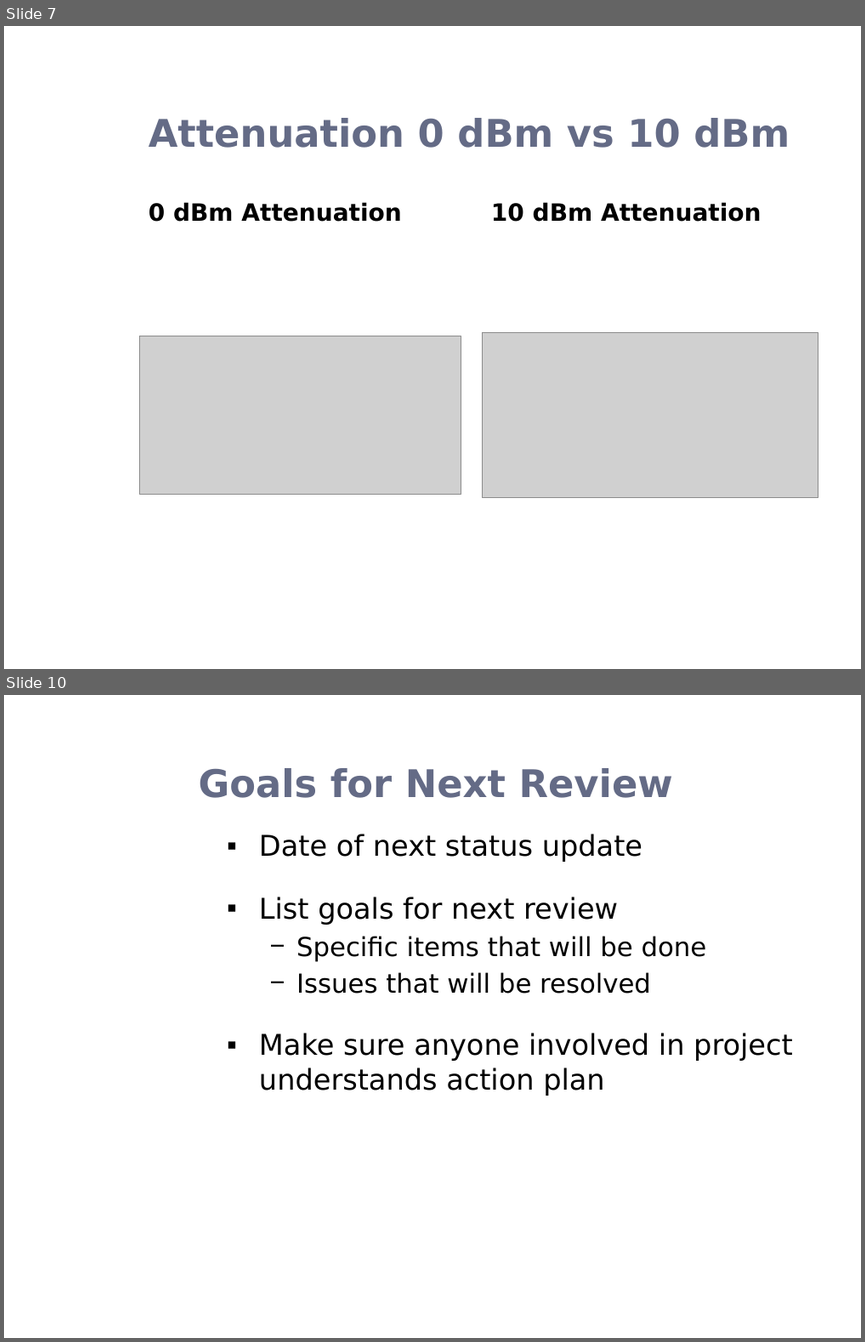
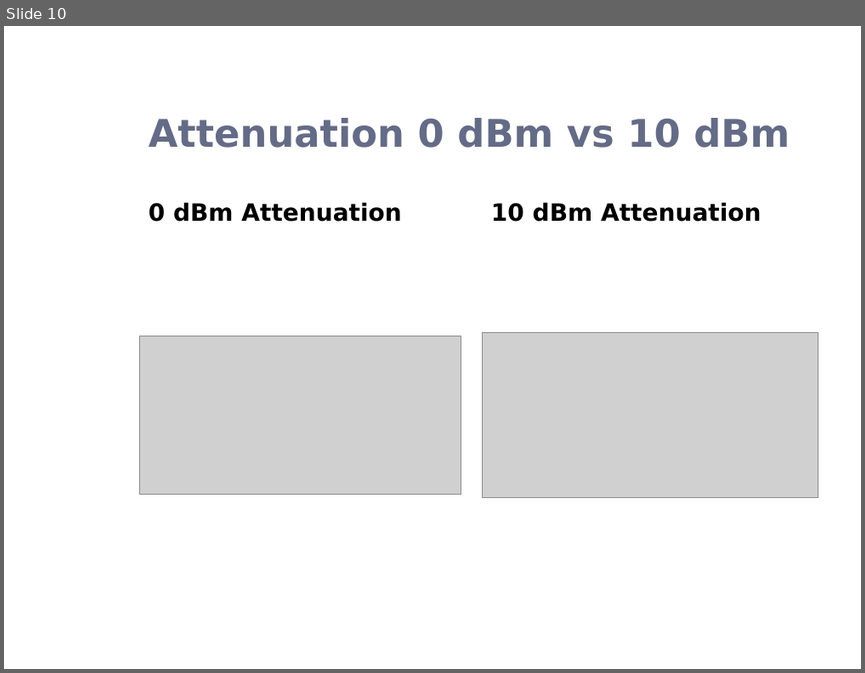
Before and after one commit to esayers/capstone-schwarz, a slide deck: Documentation/Project Update.pptx. Shown one above the other, each under a label of ours: slides 7 and 10 before the commit, slide 10 after it; the slides between them are not shown. The pictures are 865x1342 and 865x673 pixels, drawn with LibreOffice and Linux fonts; fonts in the diff are those of the drawing; grey boxes stand for pictures; background and template pictures are left out. Boxes give left, top, right and bottom in pixels: in the first picture for what was removed or moved away, otherwise in the second. Text is boxed around its words. In the diff, an @@ line names an element or a change of style, - is before the commit and + after.

Commit message:
Project Update
Added presentation slides

```diff
--- a/Documentation/Project Update.pptx
+++ b/Documentation/Project Update.pptx
@@ slide 10 removed at <box>4,695,861,1338</box>, background picture (left out) @@
@@ title removed at <box>199,768,673,798</box> @@
-Goals for Next Review
@@ text removed at <box>259,834,793,1095</box> @@
-▪ Date of next status update
-▪ List goals for next review
-  − Specific items that will be done
-  − Issues that will be resolved
-▪ Make sure anyone involved in project understands action plan
@@ what was slide 7 is now slide 10 @@
```
Also in this commit, not shown: 2 slides changed, 8 slides added, 4 other slides removed, 2 other files.
